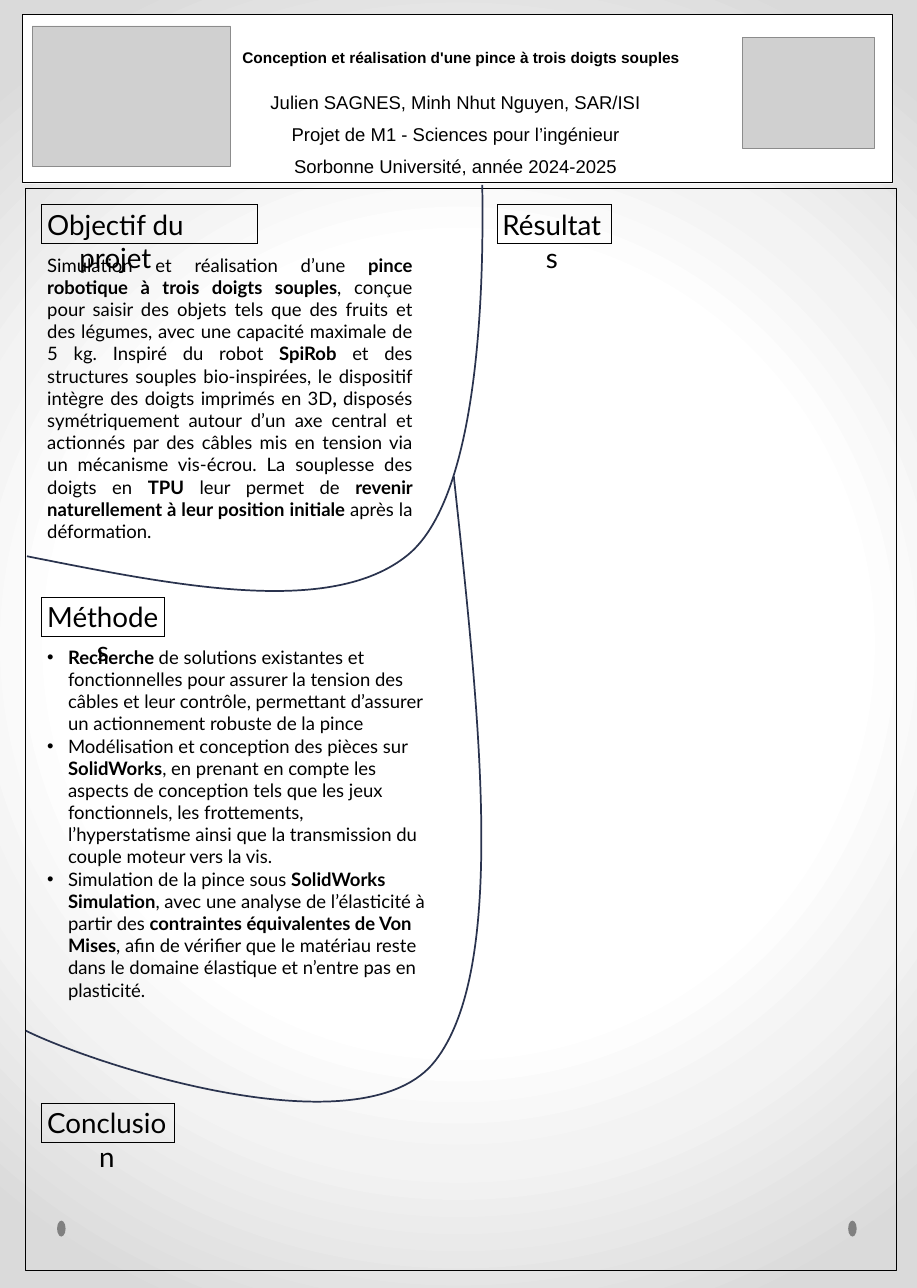
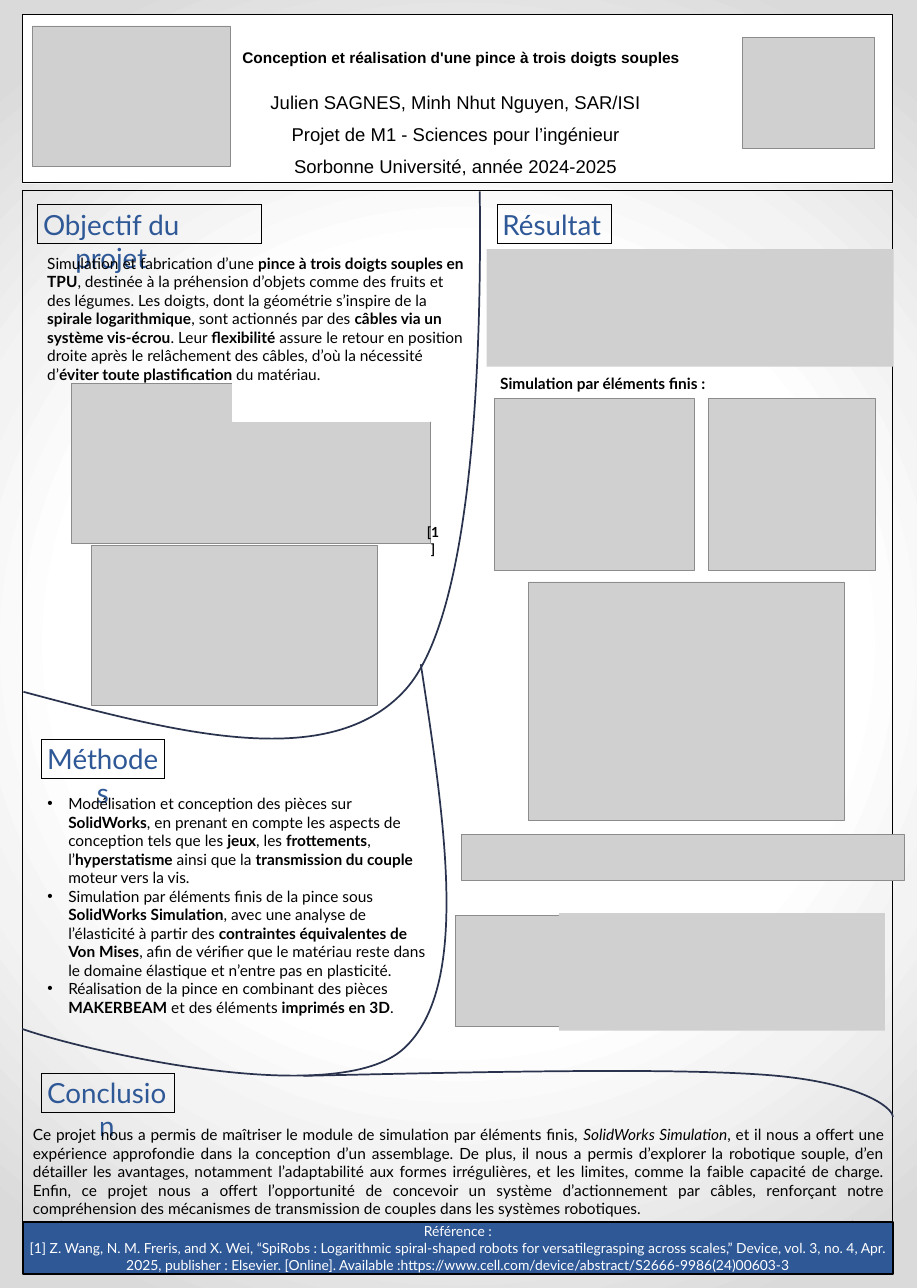
Before and after one commit to Raph1821/SpiRobs, a slide deck: slide 1 of POSTER.pptx. Drawn at 917x1288 pixels with LibreOffice and Linux fonts; fonts in the diff are those of the drawing; grey boxes stand for pictures; background and template pictures are left out. Boxes give left, top, right and bottom in pixels: in the first picture for what was removed or moved away, otherwise in the second. Text is boxed around its words. In the diff, an @@ line names an element or a change of style, - is before the commit and + after.

Commit message:
update assemblage + LaTeX + Poster

```diff
--- a/POSTER.pptx
+++ b/POSTER.pptx
@@ rectangle: place and size @@
-rectangle at box(26, 189, 897, 1270)
+rectangle at box(22, 191, 893, 1273)
@@ freeform shape: place and size @@
-freeform shape at box(27, 185, 483, 591)
+freeform shape at box(23, 191, 480, 739)
@@ rectangle "Objectif du projet": place and size @@
-rectangle "Objectif du projet" at box(42, 205, 257, 244)
+rectangle "Objectif du projet" at box(38, 205, 262, 244)
@@ text at box(47, 255, 464, 383): text changed; size 24 to 20 pt @@
-Simulation et réalisation d’une pince robotique à trois doigts souples, conçue pour saisir des objets tels que des fruits et des légumes, avec une capacité maximale de 5 kg. Inspiré du robot SpiRob et des structures souples bio-inspirées, le dispositif intègre des doigts imprimés en 3D, disposés symétriquement autour d’un axe central et actionnés par des câbles mis en tension via un mécanisme vis-écrou. La souplesse des doigts en TPU leur permet de revenir naturellement à leur position initiale après la déformation.
+Simulation et fabrication d’une pince à trois doigts souples en TPU, destinée à la préhension d’objets comme des fruits et des légumes. Les doigts, dont la géométrie s’inspire de la spirale logarithmique, sont actionnés par des câbles via un système vis-écrou. Leur flexibilité assure le retour en position droite après le relâchement des câbles, d’où la nécessité d’éviter toute plastification du matériau.
@@ picture added at box(487, 249, 894, 367) @@
@@ picture added at box(71, 383, 430, 544) @@
@@ rectangle added at box(233, 383, 430, 422), fill #FFFFFF, outline #FFFFFF 2.25 pt @@
@@ text added at box(500, 377, 698, 392), 20 pt, text #000000, bold @@
+Simulation par éléments finis :
@@ picture added at box(495, 398, 695, 570) @@
@@ picture added at box(708, 398, 877, 570) @@
@@ text added at box(427, 525, 439, 541), 18 pt, text #000000, bold @@
+[1]
@@ picture added at box(92, 545, 377, 706) @@
@@ picture added at box(528, 582, 844, 821) @@
@@ freeform shape: place and size @@
-freeform shape at box(26, 477, 482, 1102)
+freeform shape at box(22, 665, 447, 1076)
@@ text colour #000000 to #2F5897 in 4 elements at box(497, 205, 611, 244), box(38, 205, 262, 244), box(42, 1074, 175, 1113), box(42, 740, 164, 779) @@
@@ rectangle "Méthodes": place and size @@
-rectangle "Méthodes" at box(42, 598, 164, 637)
+rectangle "Méthodes" at box(42, 740, 164, 779)
@@ text at box(68, 795, 426, 1016): text changed; size 24 to 20 pt @@
-• Recherche de solutions existantes et fonctionnelles pour assurer la tension des câbles et leur contrôle, permettant d’assurer un actionnement robuste de la pince
-• Modélisation et conception des pièces sur SolidWorks, en prenant en compte les aspects de conception tels que les jeux fonctionnels, les frottements, l’hyperstatisme ainsi que la transmission du couple moteur vers la vis.
-• Simulation de la pince sous SolidWorks Simulation, avec une analyse de l’élasticité à partir des contraintes équivalentes de Von Mises, afin de vérifier que le matériau reste dans le domaine élastique et n’entre pas en plasticité.
+• Modélisation et conception des pièces sur SolidWorks, en prenant en compte les aspects de conception tels que les jeux, les frottements, l’hyperstatisme ainsi que la transmission du couple moteur vers la vis.
+• Simulation par éléments finis de la pince sous SolidWorks Simulation, avec une analyse de l’élasticité à partir des contraintes équivalentes de Von Mises, afin de vérifier que le matériau reste dans le domaine élastique et n’entre pas en plasticité.
+• Réalisation de la pince en combinant des pièces MAKERBEAM et des éléments imprimés en 3D.
@@ picture added at box(461, 835, 904, 881) @@
@@ picture added at box(455, 916, 566, 1027) @@
@@ picture added at box(559, 914, 885, 1031) @@
@@ rectangle "Conclusion": place and size @@
-rectangle "Conclusion" at box(42, 1104, 175, 1143)
+rectangle "Conclusion" at box(42, 1074, 175, 1113)
@@ freeform shape added at box(303, 1072, 893, 1118), outline #2A344F 2.25 pt @@
@@ text added at box(33, 1127, 884, 1217), 20 pt, text #000000 @@
+Ce projet nous a permis de maîtriser le module de simulation par éléments finis, SolidWorks Simulation, et il nous a offert une expérience approfondie dans la conception d’un assemblage. De plus, il nous a permis d’explorer la robotique souple, d’en détailler les avantages, notamment l’adaptabilité aux formes irrégulières, et les limites, comme la faible capacité de charge. Enfin, ce projet nous a offert l’opportunité de concevoir un système d’actionnement par câbles, renforçant notre compréhension des mécanismes de transmission de couples dans les systèmes robotiques.
@@ rectangle added at box(23, 1223, 893, 1275), fill #2F5897, outline #000000 2.25 pt, 18 pt, text #FFFFFF @@
+Référence :
+[1] Z. Wang, N. M. Freris, and X. Wei, “SpiRobs : Logarithmic spiral-shaped robots for versatilegrasping across scales,” Device, vol. 3, no. 4, Apr. 2025, publisher : Elsevier. [Online]. Available :https://www.cell.com/device/abstract/S2666-9986(24)00603-3
```
Also in this commit, not shown: 9 other files.
